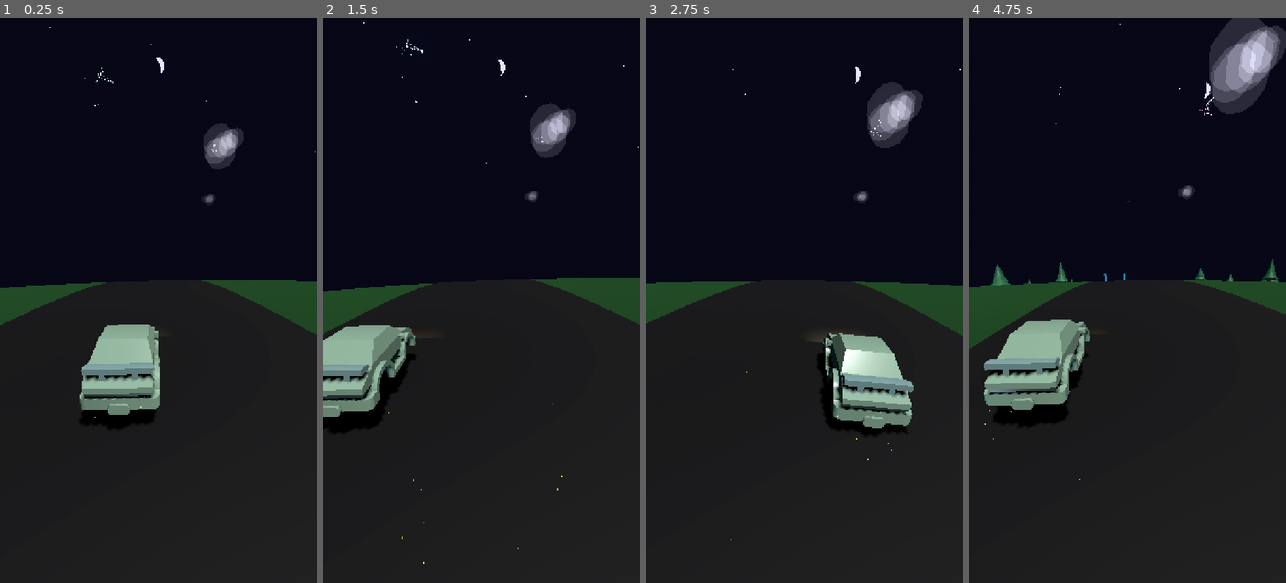
Above: before the commit, frames 1-4 (left to right).
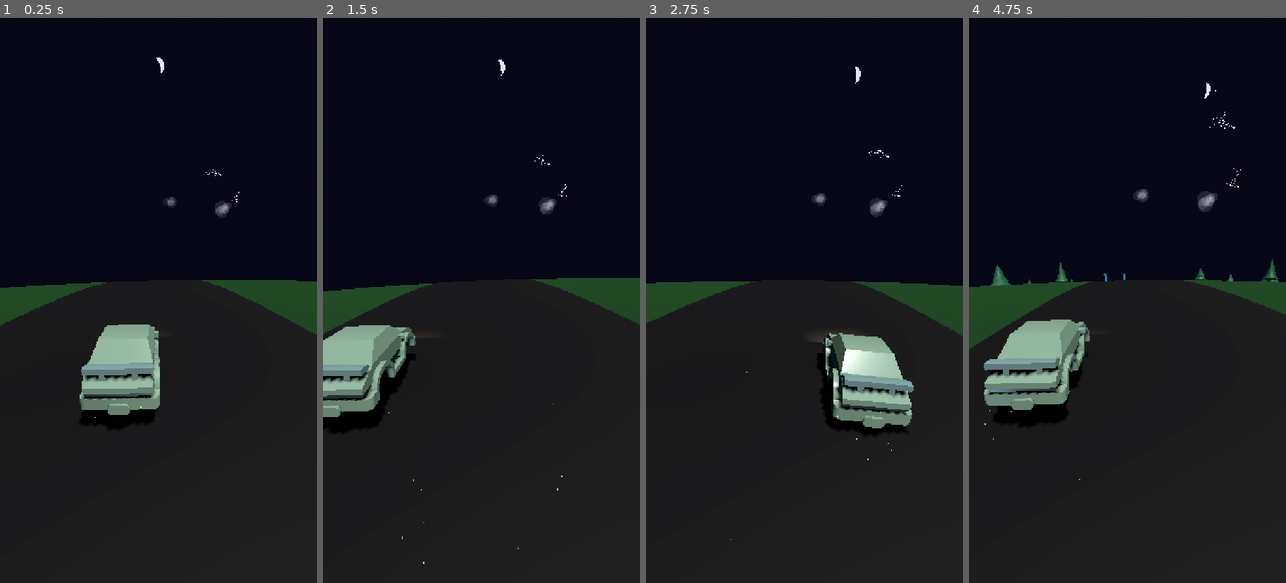
Above: after the commit, the same moments.

Repository: rooshimadethis/just-a-chill-drive
Game: Godot game, scene res://scenes/game.tscn
Two runs of this game, one before a commit and one after it. Both use one fixed random seed, a clock stepped at 60 frames per second and the inputs below.
Inputs (mouse positions are in pixels of both pictures, inside the frame that each line leads up to):
- Up to frame 1 (0.25 s): no input
- Up to frame 2 (1.5 s): move the mouse to (551, 272) at 0.52 s; hold Right (ui_right) 0.53-1.25 s; click (551, 272) at 0.67 s; drag from (418, 328) to (465, 413) at 1.27 s
- Up to frame 3 (2.75 s): move the mouse to (836, 176) at 2.02 s; hold Right (ui_right) from 2.03 s (still down); click (836, 176) at 2.17 s
- Up to frame 4 (4.75 s): release Right (ui_right) at 2.75 s; drag from (1111, 413) to (1032, 215) at 2.77 s; move the mouse to (1222, 385) at 3.52 s; hold Left (ui_left) 3.53-4.25 s; click (1222, 385) at 3.67 s; drag from (1032, 215) to (1079, 159) at 4.27 s

The runs differ from the first frame. In frame 1, 1.0% of the frame differs, in the area x 15-100%, y 1-36%; in frame 2, 1.3%; in frame 3, 1.8%; in frame 4, 3.4%, in the area x 27-100%, y 0-35%.

Commit message:
feat: Implement visual echo effect, add storm mode to sky and rain systems, and refactor game event handling

Diff:
--- a/project.godot
+++ b/project.godot
@@ -19,8 +19,6 @@
 
 window/size/viewport_width=720
 window/size/viewport_height=1280
-window/size/window_width_override=360
-window/size/window_height_override=640
 window/stretch/mode="canvas_items"
 window/stretch/aspect="expand"
 window/handheld/orientation=1
--- a/scripts/game_manager.gd
+++ b/scripts/game_manager.gd
@@ -3,6 +3,7 @@
 signal score_updated(new_score)
 signal beat_occurred(beat_number: int)  # Emitted on every beat
 signal bar_occurred(bar_number: int)    # Emitted every 4 beats
+signal visual_echo_triggered()          # Emitted every 3 minutes
 
 var harmony_score: int = 0
 var camera_x: float = 0.0  # Track camera's current X position for smooth lerp
@@ -12,6 +13,14 @@
 var last_camera_update_x: float = 0.0
 var camera_update_threshold: float = 0.01  # Only update if change > 0.01 units
 var camera_tilt: float = 0.0 # Track camera roll
+
+# Echo Timer
+const ECHO_INTERVAL: float = 180.0 # 3 minutes
+var last_echo_time: float = 0.0
+
+# Effect Coordination
+var is_rain_active: bool = false
+var is_mandala_active: bool = false
 
 
 # ===== CURVE CONSTANTS =====
@@ -64,6 +73,12 @@
 		# Emit bar signal every 4 beats
 		if current_beat % 4 == 0:
 			bar_occurred.emit(current_bar)
+
+	# ===== VISUAL ECHO TIMER =====
+	# Runs every 3 minutes (180 seconds)
+	if metronome_time - last_echo_time >= ECHO_INTERVAL:
+		last_echo_time = metronome_time
+		visual_echo_triggered.emit()
 
 	# ===== CAMERA FOLLOWING LOGIC =====
 	# Camera Following Logic - follows both road curve and player position
@@ -207,6 +222,21 @@
 	# 4. Road Winding Shader
 	setup_road()
 
+	# 5. Visual Echo Layer
+	var echo_script = load("res://scripts/visual_echo_layer.gd")
+	if echo_script:
+		var echo_layer = echo_script.new()
+		echo_layer.name = "VisualEchoLayer"
+
+		# Try adding to the tree root instead
+		get_tree().root.add_child(echo_layer)
+
+		print("GameManager: VisualEchoLayer added to tree root")
+		print("GameManager: Echo layer parent: ", echo_layer.get_parent().name)
+		print("GameManager: Echo layer in tree: ", echo_layer.is_inside_tree())
+	else:
+		print("GameManager: ERROR - Failed to load visual_echo_layer.gd")
+
 var _winding_shader: Shader
 
 func get_winding_shader() -> Shader:
--- a/scripts/mandala_overlay.gd
+++ b/scripts/mandala_overlay.gd
@@ -101,6 +101,12 @@
 			if current_opacity <= 0.0:
 				current_opacity = 0.0
 				is_fading_out = false
+
+				# Notify GameManager
+				var gm = get_node_or_null("/root/Game/GameManager")
+				if gm:
+					gm.is_mandala_active = false
+
 				_schedule_next_activation()
 
 	# Only update shader if opacity changed
@@ -108,6 +114,17 @@
 		mandala_material.set_shader_parameter("opacity", current_opacity)
 
 func _start_effect():
+	# Check for conflicts with Rain
+	var gm = get_node_or_null("/root/Game/GameManager")
+	if gm:
+		if gm.is_rain_active:
+			# Conflict! Reschedule
+			print("MandalaOverlay: Conflict with Rain! Rescheduling...")
+			time_until_next_activation = min_wait_time * 0.5
+			return
+
+		gm.is_mandala_active = true
+
 	is_fading_in = true
 	target_opacity = 1.0
 
--- a/scripts/player.gd
+++ b/scripts/player.gd
@@ -4,6 +4,8 @@
 @export var speed_damping: float = 10.0
 @export var sway_amount: float = 0.2 # Reduced for 3D
 @export var max_x: float = 4.0 # World units for road width
+@export var debug_always_echo: bool = false # Add debug toggle
+
 
 # State
 var target_x: float = 0.0
@@ -13,15 +15,25 @@
 var fireflies: CPUParticles3D
 var game_manager: Node
 
+# Echo Effect State
+# Remvoed - moved to Global VisualEchoLayer
+
+
+
 func _ready():
 	screen_size = get_viewport().get_visible_rect().size
 	target_x = 0.0 # Center
 	position = Vector3(0, 0, 0)
 
 	game_manager = get_node_or_null("/root/Game/GameManager")
+	# game_manager echo signal no longer needed here
+
 
 	_setup_trail()
 	setup_visuals()
+
+
+
 
 func _setup_trail():
 	var trail_script = load("res://scripts/trail_renderer.gd")
@@ -187,6 +199,9 @@
 			car_visuals.position.x = curve.x
 			car_visuals.position.y = curve.y # This applies the vertical drop from curvature
 
+
+
+
 	# Check Harmony for Fireflies
 	if game_manager and game_manager.harmony_score >= 20:
 		if not fireflies.emitting:
--- a/scripts/rain_system.gd
+++ b/scripts/rain_system.gd
@@ -6,7 +6,7 @@
 @export var rain_color: Color = Color(0.6, 0.7, 1.0, 0.6)
 @export var min_wait_time: float = 90.0
 @export var max_wait_time: float = 150.0
-@export var effect_duration: float = 45.0
+@export var effect_duration: float = 20.0
 @export var fade_duration: float = 5.0
 
 # Components
@@ -38,6 +38,11 @@
 
 	elif is_raining:
 		timer -= delta
+
+		# Return clouds to normal 5 seconds before rain stops
+		if timer <= 5.0 and is_storm_clouds_active:
+			_set_sky_storm_mode(false)
+
 		if timer <= 0.0:
 			is_raining = false
 			is_fading_out = true
@@ -48,13 +53,32 @@
 			current_alpha = 0.0
 			is_fading_out = false
 			particles.emitting = false
+
+			# Notify GameManager that rain has stopped
+			var gm = get_node_or_null("/root/Game/GameManager")
+			if gm:
+				gm.is_rain_active = false
+
 			_schedule_next()
 		_update_alpha(current_alpha)
 
 	else:
 		time_until_next -= delta
+
+		# Ramp up clouds 10 seconds BEFORE rain starts
+		if time_until_next <= 10.0 and not is_storm_clouds_active:
+			_set_sky_storm_mode(true)
+
 		if time_until_next <= 0.0:
 			_start_rain()
+
+var is_storm_clouds_active: bool = false
+
+func _set_sky_storm_mode(enabled: bool):
+	is_storm_clouds_active = enabled
+	var sky = get_node_or_null("/root/Game/SkySpawner")
+	if sky and sky.has_method("set_storm_mode"):
+		sky.set_storm_mode(enabled)
 
 func _create_particles():
 	particles = GPUParticles3D.new()
@@ -98,6 +122,23 @@
 	particles.emitting = false # Wait for trigger
 
 func _start_rain():
+	# Check for conflicts with Mandala effect
+	var gm = get_node_or_null("/root/Game/GameManager")
+	if gm:
+		if gm.is_mandala_active:
+			# Conflict detected! Reschedule for sooner (half the wait time)
+			print("RainSystem: Conflict with Mandala! Rescheduling...")
+			time_until_next = min_wait_time * 0.5
+
+			# Reset clouds if they were triggered
+			if is_storm_clouds_active:
+				_set_sky_storm_mode(false)
+
+			return
+
+		# No conflict, claim the state
+		gm.is_rain_active = true
+
 	print("RainSystem: Starting rain")
 	particles.emitting = true
 	is_fading_in = true
--- a/scripts/sky_spawner.gd
+++ b/scripts/sky_spawner.gd
@@ -12,6 +12,11 @@
 var spawn_timer: float = 0.0
 var sky_objects = [] # Stores [node, parallax_factor]
 
+# Storm Mode Settings
+var is_storm_mode: bool = false
+@export var storm_spawn_interval: float = 0.3 # Fast spawn during storm
+@export var normal_spawn_interval: float = 2.0 # Default spawn interval
+
 # Cache materials
 var star_mat: StandardMaterial3D
 var cloud_mat: StandardMaterial3D
@@ -19,10 +24,21 @@
 func _ready():
 	_init_materials()
 
-	# Pre-spawn heavily to fill the sky
 	for i in range(10):
 		var z_pos = -250.0 + (i * 30.0)
 		_spawn_sky_element_at(z_pos)
+
+func set_storm_mode(enabled: bool):
+	if is_storm_mode == enabled:
+		return
+
+	is_storm_mode = enabled
+	print("SkySpawner: Storm Mode ", "ON" if enabled else "OFF")
+
+	if is_storm_mode:
+		spawn_interval = storm_spawn_interval
+	else:
+		spawn_interval = normal_spawn_interval
 
 func _init_materials():
 	# Background Star Material (White, crisp)
@@ -75,38 +91,55 @@
 func _spawn_sky_element_at(z_pos: float):
 	var rng = randf()
 
-	# 40% Chance: Background Star Cluster
-	if rng < 0.4:
-		var stars = _create_star_cluster()
-		stars.position = Vector3(
-			randf_range(-star_spread_x, star_spread_x),
-			randf_range(star_height_min, star_height_max),
-			z_pos
-		)
-		add_child(stars)
-		sky_objects.append([stars, 0.1]) # 0.1 parallax (Very slow/far)
-
-	# 30% Chance: Fluffy Cloud
-	elif rng < 0.7:
-		var cloud = _create_cloud()
-		cloud.position = Vector3(
-			randf_range(-star_spread_x, star_spread_x),
-			randf_range(star_height_min, star_height_max),
-			z_pos
-		)
-		add_child(cloud)
-		sky_objects.append([cloud, 0.3]) # 0.3 parallax (Slow drifting)
-
-	# 30% Chance: Fractal Constellation
+
+
+	if is_storm_mode:
+		# Storm Mode: 90% Clouds, 10% Other
+		if rng < 0.9:
+			_spawn_cloud(z_pos)
+		elif rng < 0.95:
+			_spawn_star_cluster(z_pos)
+		else:
+			_spawn_constellation(z_pos)
+
 	else:
-		var constellation = _create_constellation()
-		constellation.position = Vector3(
-			randf_range(-star_spread_x, star_spread_x),
-			randf_range(constellation_height_min, constellation_height_max),  # Higher up
-			z_pos
-		)
-		add_child(constellation)
-		sky_objects.append([constellation, 0.5]) # 0.5 parallax (Mid distance)
+		# Normal Mode: 40% Stars, 30% Clouds, 30% Constellations
+		if rng < 0.4:
+			_spawn_star_cluster(z_pos)
+		elif rng < 0.7:
+			_spawn_cloud(z_pos)
+		else:
+			_spawn_constellation(z_pos)
+
+func _spawn_star_cluster(z_pos: float):
+	var stars = _create_star_cluster()
+	stars.position = Vector3(
+		randf_range(-star_spread_x, star_spread_x),
+		randf_range(star_height_min, star_height_max),
+		z_pos
+	)
+	add_child(stars)
+	sky_objects.append([stars, 0.1]) # 0.1 parallax (Very slow/far)
+
+func _spawn_cloud(z_pos: float):
+	var cloud = _create_cloud()
+	cloud.position = Vector3(
+		randf_range(-star_spread_x, star_spread_x),
+		randf_range(star_height_min, star_height_max),
+		z_pos
+	)
+	add_child(cloud)
+	sky_objects.append([cloud, 0.3]) # 0.3 parallax (Slow drifting)
+
+func _spawn_constellation(z_pos: float):
+	var constellation = _create_constellation()
+	constellation.position = Vector3(
+		randf_range(-star_spread_x, star_spread_x),
+		randf_range(constellation_height_min, constellation_height_max),  # Higher up
+		z_pos
+	)
+	add_child(constellation)
+	sky_objects.append([constellation, 0.5]) # 0.5 parallax (Mid distance)
 
 # --- Creators ---
 
--- /dev/null
+++ b/scripts/visual_echo_layer.gd
@@ -0,0 +1,118 @@
+extends CanvasLayer
+
+var color_rect: ColorRect
+var shader_material: ShaderMaterial
+var active: bool = false
+var tween: Tween
+var current_strength: float = 0.0
+
+# Debug flag
+var debug_always_on: bool = false
+
+func _ready():
+	layer = 128
+	follow_viewport_enabled = false
+
+	print("VisualEchoLayer: Initializing...")
+	print("VisualEchoLayer: Layer value: ", layer)
+
+	setup_visuals()
+
+	# Connect to GameManager
+	var gm = get_node_or_null("/root/Game/GameManager")
+	if gm:
+		if gm.has_signal("visual_echo_triggered"):
+			gm.visual_echo_triggered.connect(trigger_effect)
+			print("VisualEchoLayer: Connected to GameManager signal")
+	else:
+		print("VisualEchoLayer: WARNING - GameManager not found!")
+
+	print("VisualEchoLayer: Ready! Debug mode: ", debug_always_on)
+
+func setup_visuals():
+	# Add BackBufferCopy to capture the screen
+	var back_buffer = BackBufferCopy.new()
+	back_buffer.name = "BackBufferCopy"
+	back_buffer.copy_mode = BackBufferCopy.COPY_MODE_VIEWPORT
+	back_buffer.rect = Rect2(Vector2.ZERO, get_viewport().get_visible_rect().size)
+	add_child(back_buffer)
+
+	print("VisualEchoLayer: BackBufferCopy created")
+
+	# Now add ColorRect on top
+	color_rect = ColorRect.new()
+	add_child(color_rect)
+
+	# Full screen with explicit positioning
+	color_rect.set_anchors_preset(Control.PRESET_FULL_RECT)
+	color_rect.offset_left = 0
+	color_rect.offset_top = 0
+	color_rect.offset_right = 0
+	color_rect.offset_bottom = 0
+	color_rect.mouse_filter = Control.MOUSE_FILTER_IGNORE # Don't block clicks
+	color_rect.z_index = 100  # Ensure it's on top
+
+	print("VisualEchoLayer: ColorRect created")
+	print("VisualEchoLayer: ColorRect size: ", color_rect.size)
+	print("VisualEchoLayer: ColorRect visible: ", color_rect.visible)
+	print("VisualEchoLayer: ColorRect global position: ", color_rect.global_position)
+
+	# Setup Material with shader
+	var shader = load("res://shaders/visual_echo.gdshader")
+	if shader:
+		shader_material = ShaderMaterial.new()
+		shader_material.shader = shader
+		color_rect.material = shader_material
+
+		# No need to set texture manually, shader uses screen_texture
+		# color_rect.texture = back_buffer.get_texture()
+
+		_set_strength(0.0)  # Start invisible
+		print("VisualEchoLayer: Shader loaded and applied with initial strength 2.0")
+	else:
+		print("VisualEchoLayer: ERROR - Failed to load shader!")
+
+func _process(delta):
+	# Handle debug toggle
+	if debug_always_on:
+		if current_strength < 1.0:
+			_set_strength(lerp(current_strength, 2.0, delta * 2.0))
+	elif active:
+		# Managed by Tween
+		pass
+	else:
+		# Ensure it stays off if not active
+		if current_strength > 0.0:
+			_set_strength(lerp(current_strength, 0.0, delta * 5.0))
+
+func trigger_effect():
+	if debug_always_on: return
+
+	active = true
+
+	if tween: tween.kill()
+	tween = create_tween()
+
+	# Fade in to strength 2.0 over 2 seconds
+	tween.tween_method(_set_strength, 0.0, 2.0, 2.0).set_trans(Tween.TRANS_SINE)
+
+	# Hold for 6 seconds
+	tween.tween_interval(6.0)
+
+	# Fade out over 2 seconds
+	tween.tween_method(_set_strength, 2.0, 0.0, 2.0).set_trans(Tween.TRANS_SINE)
+
+	# Cleanup
+	tween.tween_callback(func(): active = false)
+
+func _set_strength(val: float):
+	current_strength = val
+	if shader_material:
+		shader_material.set_shader_parameter("strength", val)
+		if debug_always_on and val > 0.1:
+			print("VisualEchoLayer: Strength set to ", val)
+
+func set_debug(enabled: bool):
+	debug_always_on = enabled
+	if not enabled:
+		active = false # Let _process fade it out
--- /dev/null
+++ b/shaders/visual_echo.gdshader
@@ -0,0 +1,33 @@
+shader_type canvas_item;
+
+uniform sampler2D screen_texture : hint_screen_texture, filter_linear_mipmap;
+uniform float strength : hint_range(0.0, 5.0) = 2.0;
+
+void fragment() {
+    // Get the screen texture (captured by BackBufferCopy)
+    vec4 color = texture(screen_texture, SCREEN_UV);
+
+    // Create multiple samples with radial offset from center
+    // This creates a "trailing echo" effect (Zoom Blur)
+    vec2 center = vec2(0.5, 0.5);
+    vec2 offset = SCREEN_UV - center;
+
+    // Multiple echo samples at different distances
+    float sep = 0.02 * strength;
+
+    vec4 echo1 = texture(screen_texture, center + offset * (1.0 - sep));
+    vec4 echo2 = texture(screen_texture, center + offset * (1.0 - sep * 2.0));
+    vec4 echo3 = texture(screen_texture, center + offset * (1.0 - sep * 3.0));
+    vec4 echo4 = texture(screen_texture, center + offset * (1.0 - sep * 4.0));
+
+    // Blend echoes with additive style and cyan tint
+    vec3 result = color.rgb;
+
+    // Add echoes with decreasing opacity and slight color shift
+    result += echo1.rgb * 0.25 * strength * vec3(0.8, 1.0, 1.2);
+    result += echo2.rgb * 0.15 * strength * vec3(0.7, 0.9, 1.3);
+    result += echo3.rgb * 0.10 * strength * vec3(0.6, 0.8, 1.4);
+    result += echo4.rgb * 0.05 * strength * vec3(0.5, 0.7, 1.5);
+
+    COLOR = vec4(result, 1.0);
+}
Not shown, added: scripts/visual_echo_layer.gd.uid
Not shown, added: shaders/visual_echo.gdshader.uid
